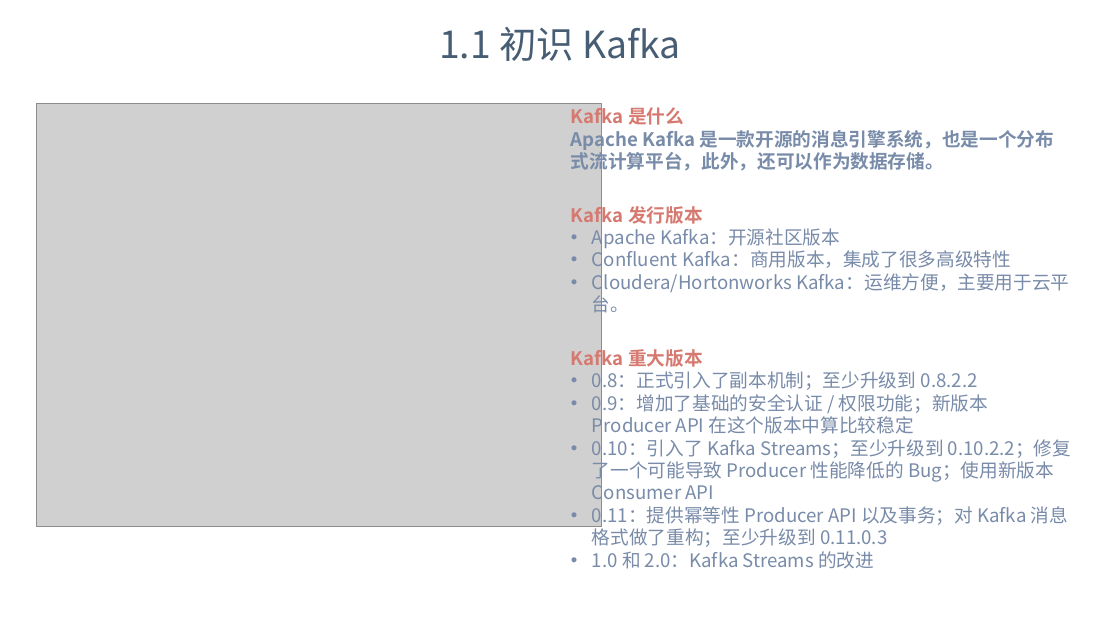
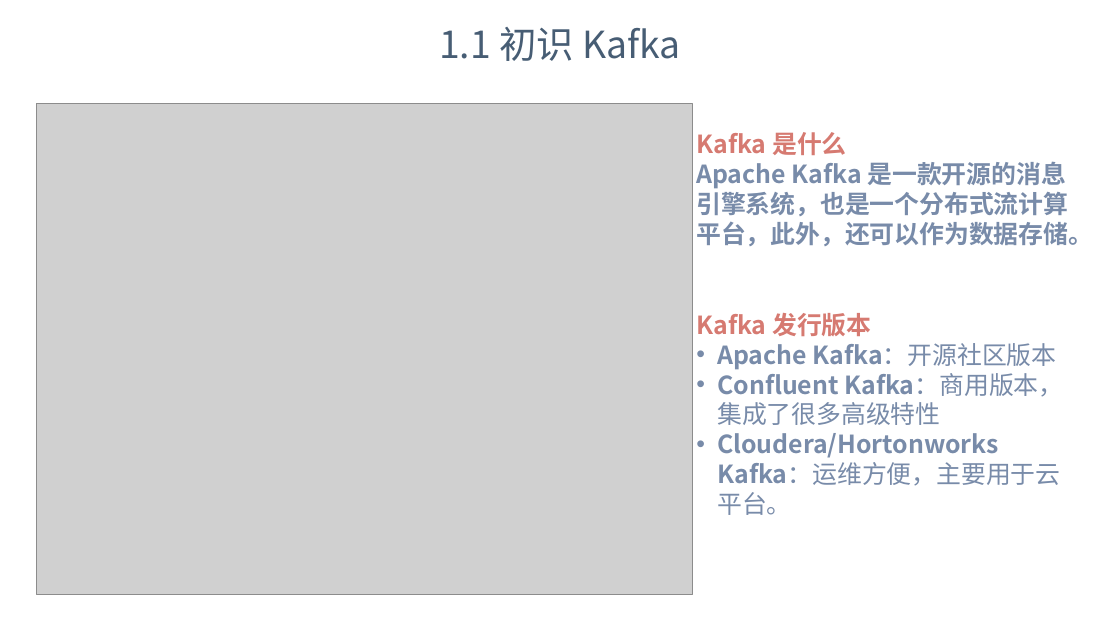
Before and after one commit to dunwu/bigdata-tutorial, a slide deck: slide 4 of assets/kafka/kafka.pptx. Drawn at 1120x630 pixels with LibreOffice and Linux fonts; fonts in the diff are those of the drawing; grey boxes stand for pictures; background and template pictures are left out. Boxes give left, top, right and bottom in pixels: in the first picture for what was removed or moved away, otherwise in the second. Text is boxed around its words. In the diff, an @@ line names an element or a change of style, - is before the commit and + after.

Commit message:
docs(消息队列): 更新消息队列文档

```diff
--- a/assets/kafka/kafka.pptx
+++ b/assets/kafka/kafka.pptx
@@ picture: place and size @@
-picture at <box>37,104,601,526</box>
+picture at <box>37,104,692,595</box>
@@ text "Kafka 是什么": place and size @@
-text "Kafka 是什么" at <box>571,104,1054,174</box>
+text "Kafka 是什么" at <box>696,132,1093,246</box>
@@ text "Kafka 是什么" at <box>696,132,1093,246</box>: size 12 to 16 pt @@
@@ text "Kafka 发行版本": place and size @@
-text "Kafka 发行版本" at <box>571,202,1069,317</box>
+text "Kafka 发行版本" at <box>696,313,1063,515</box>
@@ text "Kafka 发行版本" at <box>696,313,1063,515</box>: size 12 to 16 pt; bold on in "Apache Kafka：开源社区版本", "Confluent Kafka：商用版本，集成了很多高级特性", "Cloudera/Hortonworks Kafka：运维方便，主要用于云平台。" @@
@@ text removed at <box>571,346,1071,569</box> @@
-Kafka 重大版本
-• 0.8：正式引入了副本机制；至少升级到 0.8.2.2
-• 0.9：增加了基础的安全认证 / 权限功能；新版本 Producer API 在这个版本中算比较稳定
-• 0.10：引入了 Kafka Streams；至少升级到 0.10.2.2；修复了一个可能导致 Producer 性能降低的 Bug；使用新版本 Consumer API
-• 0.11：提供幂等性 Producer API 以及事务；对 Kafka 消息格式做了重构；至少升级到 0.11.0.3
-• 1.0 和 2.0：Kafka Streams 的改进
```
Also in this commit, not shown: 15 other slides changed, 7 slides added, 7 slides removed, 5 other files.
